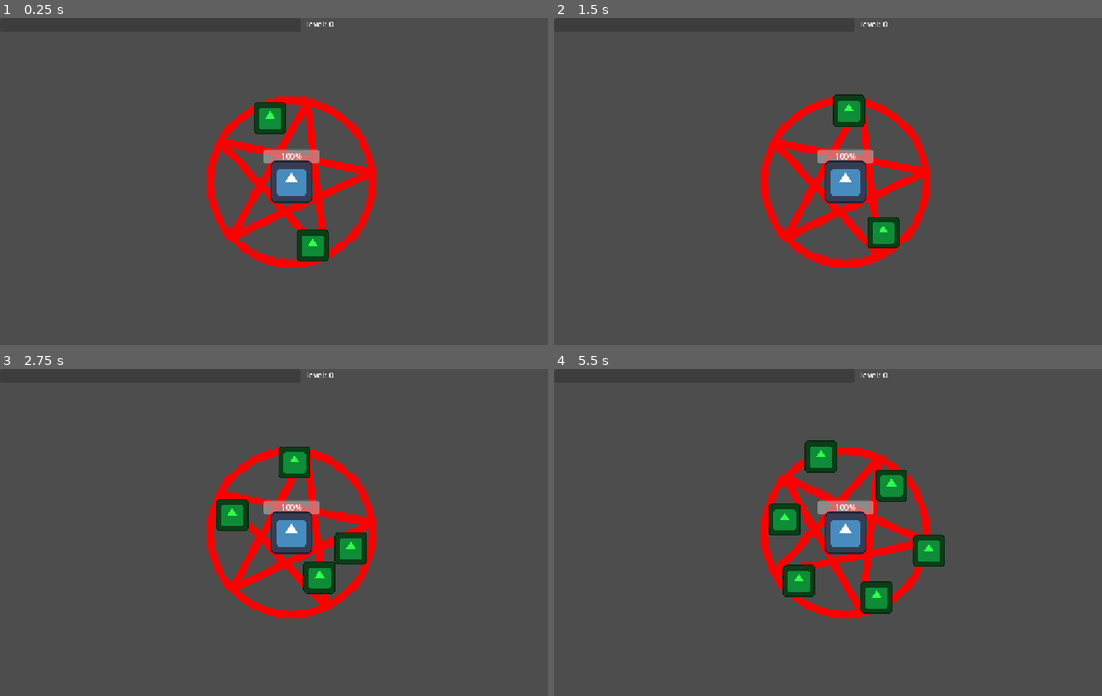
Above: before the commit, frames 1-4 (two rows, left to right).
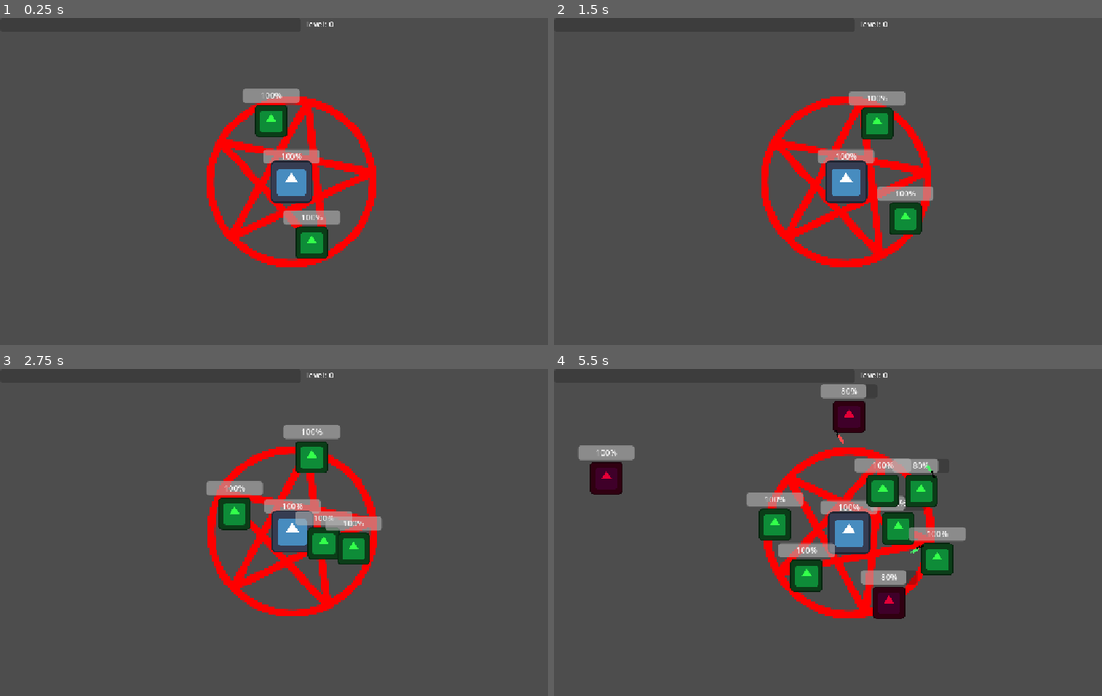
Above: after the commit, the same moments.

Repository: geekazodium/project-skeleton
Game: Godot game, scene res://scenes/game_scene.tscn
Same seed, same stepped clock (60 frames per second), same inputs: the game is played once before the commit and once after it. The engine's default icon, where the game draws it, is replaced by a stand-in: a white triangle on a blue panel in a dark square.
Inputs (mouse positions are in pixels of both pictures, inside the frame that each line leads up to):
- Up to frame 1 (0.25 s): no input
- Up to frame 2 (1.5 s): move the mouse to (970, 165) at 0.52 s; click (970, 165) at 0.67 s; move the mouse to (729, 197) at 1.27 s; click (729, 197) at 1.42 s
- Up to frame 3 (2.75 s): move the mouse to (350, 460) at 2.02 s; click (350, 460) at 2.17 s
- Up to frame 4 (5.5 s): move the mouse to (817, 597) at 2.77 s; click (817, 597) at 2.92 s; move the mouse to (1019, 581) at 3.52 s; click (1019, 581) at 3.67 s; move the mouse to (669, 483) at 4.27 s; click (669, 483) at 4.42 s; move the mouse to (871, 532) at 5.02 s; click (871, 532) at 5.17 s

The runs differ from the first frame. In frame 1, 1.4% of the frame differs, in the area x 44-63%, y 21-75%; in frame 2, 3.6%; in frame 3, 5.4%; in frame 4, 11%, in the area x 4-76%, y 4-77%.
Error before the commit: Parse Error: Too few arguments for "move_in_direction()" call. Expected at least 2 but received 1. (res://scripts/entities/user_controlled_movement.gd:24)

Commit message:
Fix: tweaked parameters to make minion behavior more consistient

Diff:
--- a/scenes/entities/minion.tscn
+++ b/scenes/entities/minion.tscn
@@ -29,7 +29,6 @@
 script = ExtResource("2_sfkwh")
 
 [node name="ProgressBar" type="ProgressBar" parent="."]
-visible = false
 anchors_preset = 8
 anchor_left = 0.5
 anchor_top = 0.5
@@ -58,11 +57,9 @@
 script = ExtResource("5_xdtae")
 body = NodePath("..")
 nearby_detection = NodePath("NearbyMinionDetection")
-cohesion_force = 1.5
-seperation_force = 7.0
-protected_range_squared = 19600.0
+seperation_force = 2.0
+protected_range_squared = 16000.0
 mouse_force_strength = 1.0
-direction_tolerance = -0.6
 deferred_velocity = NodePath("../DeferredVelocity")
 
 [node name="AttackArea" type="Area2D" parent="BoidBehavior" node_paths=PackedStringArray("hit_animation")]
--- a/scripts/entities/boid_movement.gd
+++ b/scripts/entities/boid_movement.gd
@@ -42,7 +42,7 @@
 
 		var distance_squared: float = position_difference.length_squared();
 		if distance_squared < self.protected_range_squared:
-			seperation_force_avg -= position_difference / sqrt(distance_squared);
+			seperation_force_avg -= position_difference.normalized();
 			seperation_force_count += 1;
 
 	var force = Vector2.ZERO;
@@ -51,9 +51,9 @@
 		force += alignment_force_avg.normalized() * self.alignment_force;
 		force += cohesion_force_center.normalized() * self.cohesion_force;
 		if seperation_force_count > 0:
-			force += seperation_force_avg.normalized() * self.seperation_force;
+			force += seperation_force_avg * self.seperation_force;
 
-	self.deferred_velocity.direction_to_move = force + direction * .3;
+	self.deferred_velocity.direction_to_move = force + direction * .2;
 	#self.queue_redraw();
 
 ##commented out, useful for debugging cohesion and other forces
--- a/scripts/entities/state_machine/track_target_state.gd
+++ b/scripts/entities/state_machine/track_target_state.gd
@@ -14,12 +14,12 @@
 	pass;
 
 # Called every frame. 'delta' is the elapsed time since the previous frame.
-func _physics_process(_delta: float) -> void:
+func _physics_process(delta: float) -> void:
 	if !self.target_tracker.has_target():
 		StateMachine.switch_state(self, target_lost_state);
 		return;
 	var target = target_tracker.get_target();
-	character_body.move_in_direction(self.get_nav_dir(target.global_position));
+	character_body.move_in_direction(self.get_nav_dir(target.global_position), delta);
 
 func get_nav_dir(target_pos: Vector2) -> Vector2:
 	self.nav_agent.target_position = target_pos;
--- a/scripts/entities/user_controlled_movement.gd
+++ b/scripts/entities/user_controlled_movement.gd
@@ -13,7 +13,7 @@
 	pass # Replace with function body.
 
 
-func _physics_process(_delta: float) -> void:
+func _physics_process(delta: float) -> void:
 	var direction: Vector2 = Vector2(
 		Input.get_axis(move_left_action,move_right_action),
 		Input.get_axis(move_up_action,move_down_action));
@@ -21,4 +21,4 @@
 	if direction == Vector2.ZERO && Input.is_mouse_button_pressed(MOUSE_BUTTON_LEFT):
 		direction = entity_body.get_local_mouse_position();
 
-	self.entity_body.move_in_direction(direction.normalized());
+	self.entity_body.move_in_direction(direction.normalized(), delta);
